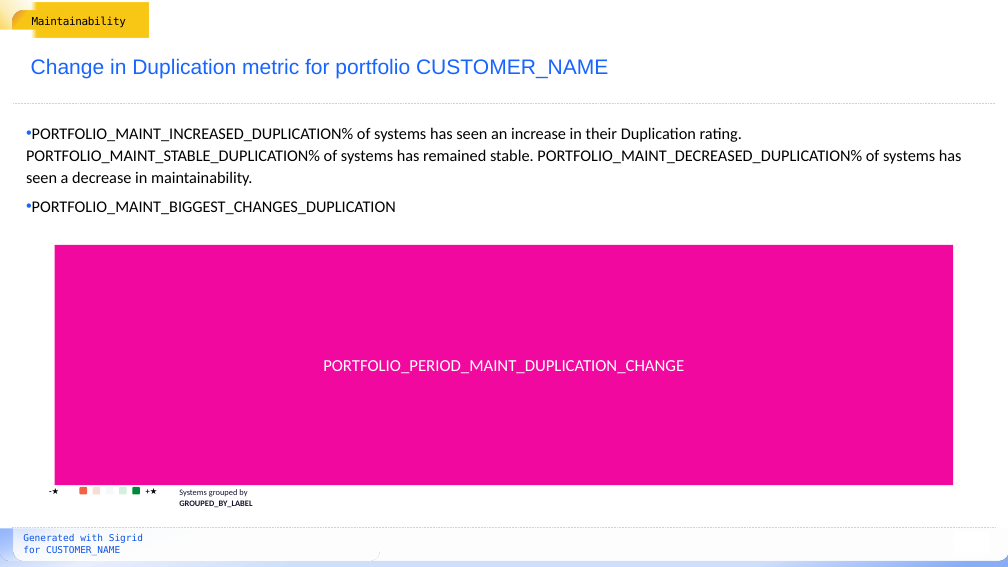
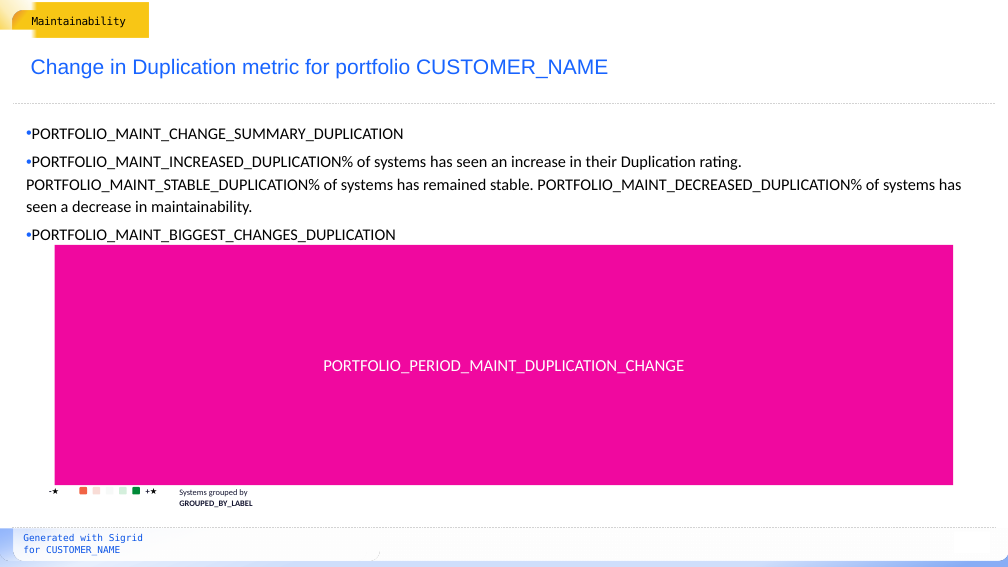
Before and after one commit to Software-Improvement-Group/sigrid-report-generator, a slide deck: slide 4 of src/report_generator/presets/templates/portfolio-metrics.pptx. Drawn at 1008x567 pixels with LibreOffice and Linux fonts; fonts in the diff are those of the drawing; background and template pictures are left out. Boxes give left, top, right and bottom in pixels: in the first picture for what was removed or moved away, otherwise in the second. Text is boxed around its words. In the diff, an @@ line names an element or a change of style, - is before the commit and + after.

```diff
--- a/src/report_generator/presets/templates/portfolio-metrics.pptx
+++ b/src/report_generator/presets/templates/portfolio-metrics.pptx
@@ text at [32,128,404,142]: paragraph added @@
+• PORTFOLIO_MAINT_CHANGE_SUMMARY_DUPLICATION
```
Also in this commit, not shown: 6 other slides changed, 9 other files.
